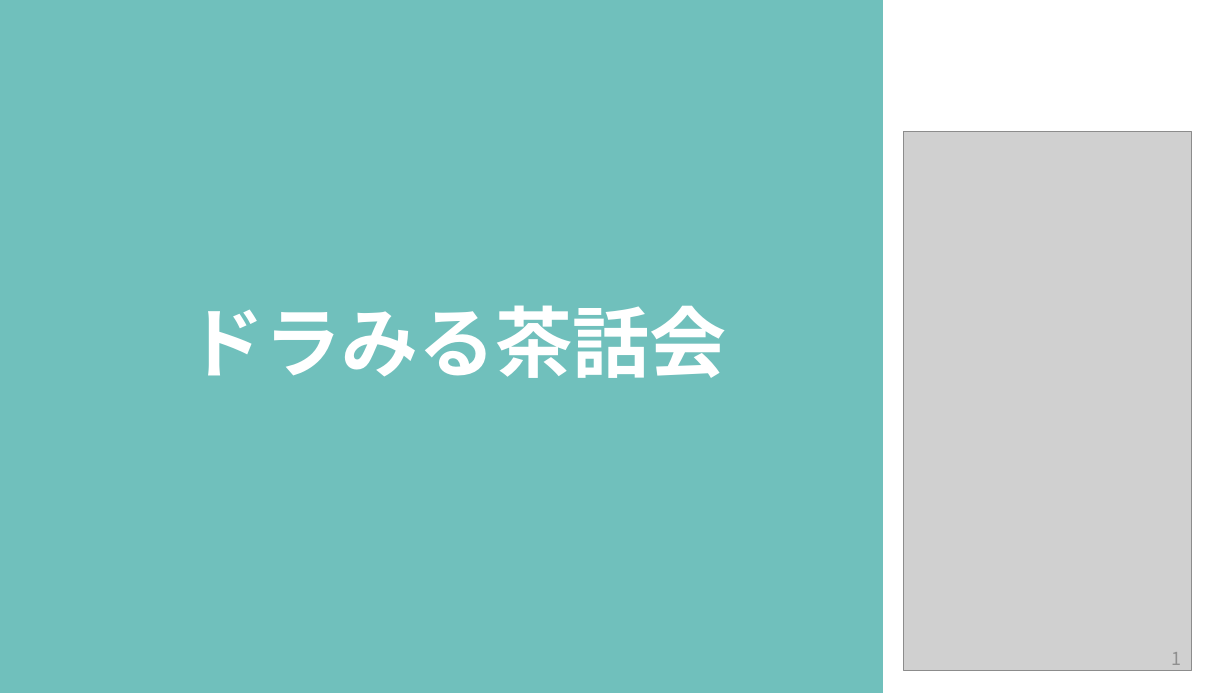
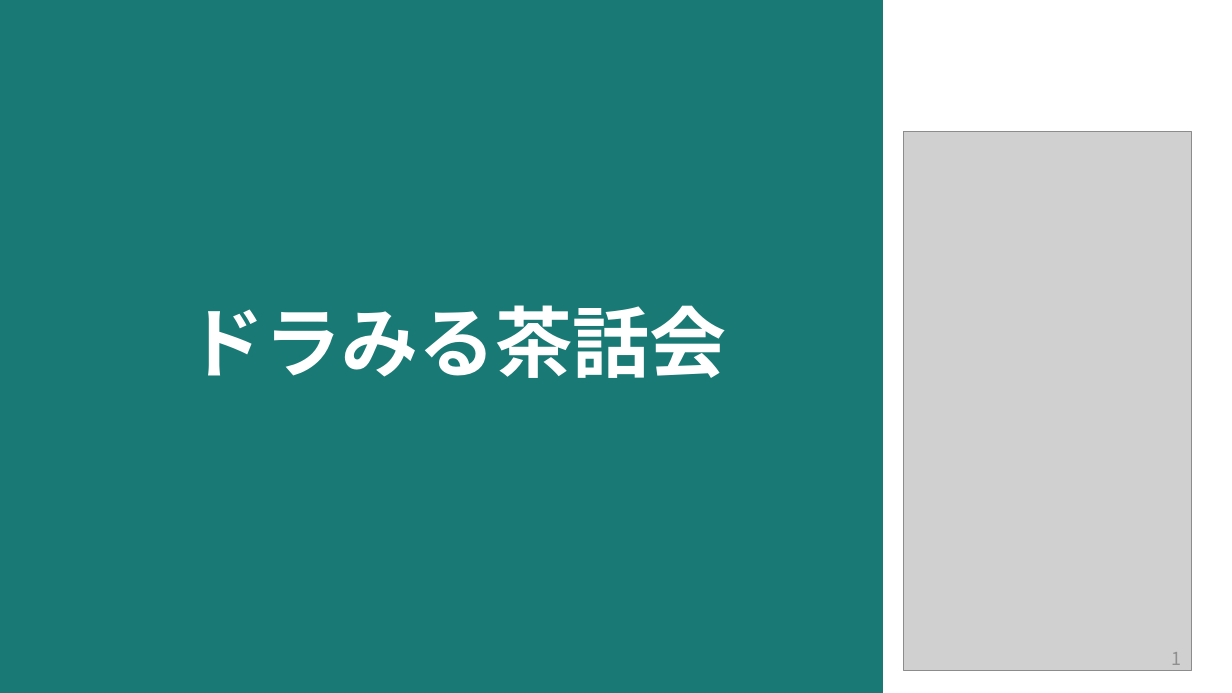
Before and after one commit to 10001167473/sawakai_tool_app, a slide deck: slide 1 of template/sawakai_template.pptx. Drawn at 1232x693 pixels with LibreOffice and Linux fonts; fonts in the diff are those of the drawing; grey boxes stand for pictures. Boxes give left, top, right and bottom in pixels: in the first picture for what was removed or moved away, otherwise in the second. Text is boxed around its words. In the diff, an @@ line names an element or a change of style, - is before the commit and + after.

```diff
--- a/template/sawakai_template.pptx
+++ b/template/sawakai_template.pptx
@@ title "ドラみる茶話会" at [0, 0, 884, 693]: fill #70C0BC to #197A75 @@
```
Also in this commit, not shown: 3 other slides changed, 1 other file.
